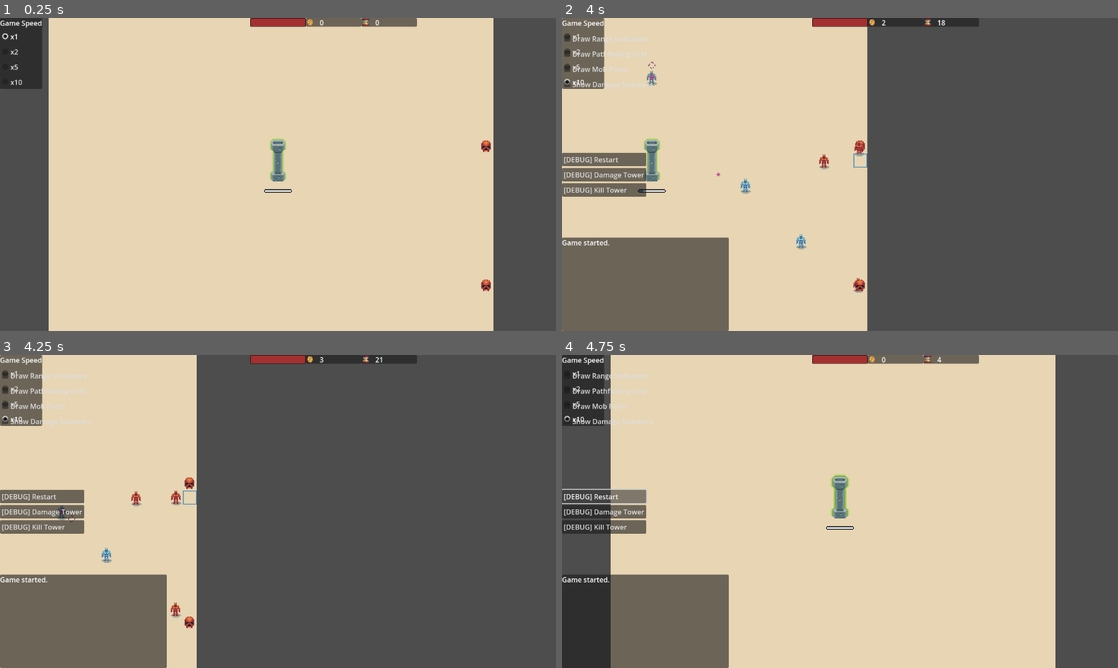
Above: before the commit, frames 1-4 (two rows, left to right).
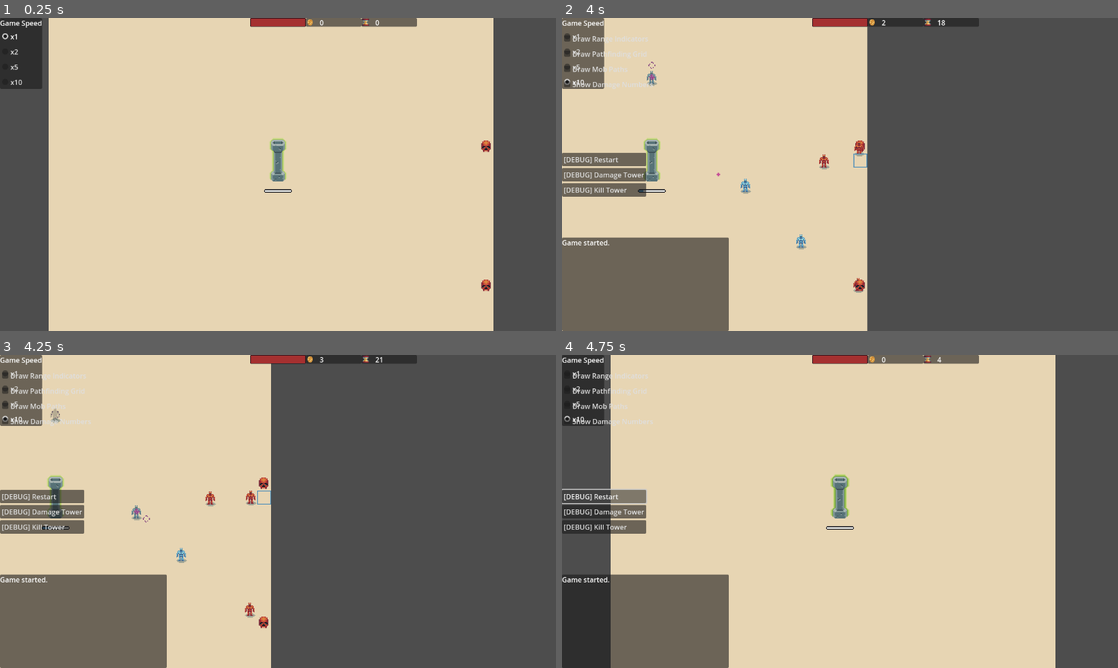
Above: after the commit, the same moments.

Repository: GeorgeColeman/tower-survivors
Game: Godot game, scene res://scenes/game.tscn
The game is run twice, just before and just after one commit, with the same random seed, the same clock (stepped at 60 frames per second) and the same inputs. Sound files missing from this copy of the repository are replaced by a short silence.
Inputs (mouse positions are in pixels of both pictures, inside the frame that each line leads up to):
- Up to frame 1 (0.25 s): no input
- Up to frame 2 (4 s): click "x1" at 0.5 s; click "x2" at 1.25 s; click "x5" at 2 s; click "x10" at 2.75 s; tap Enter at 3.5 s; move the mouse to (962, 158) at 3.52 s; hold D (right) from 3.53 s (still down); tap Tab at 3.6 s; click (962, 158) at 3.67 s
- Up to frame 3 (4.25 s): keep holding D (right)
- Up to frame 4 (4.75 s): release D (right) at 4.25 s; click "[DEBUG] Restart" at 4.25 s

Frames 1-2 are identical in both runs. In frame 3, 14% of the frame differs, in the area x 7-49%, y 0-100%; in frame 4, nothing differs.

Commit message:
Added camera limits

Diff:
--- a/scenes/game.tscn
+++ b/scenes/game.tscn
@@ -1,7 +1,7 @@
 [gd_scene load_steps=28 format=3 uid="uid://byfjk376rtjum"]
 
 [ext_resource type="Script" path="res://scripts/nodes/game_manager.gd" id="1_l43p6"]
-[ext_resource type="Script" path="res://scripts/nodes/camera_2d.gd" id="3_hkdu8"]
+[ext_resource type="Script" path="res://scripts/nodes/camera_2d_controller.gd" id="2_04hs5"]
 [ext_resource type="Script" path="res://scripts/nodes/map_drawer.gd" id="5_6uqvh"]
 [ext_resource type="Script" path="res://scripts/control/control_main.gd" id="5_c3t0l"]
 [ext_resource type="Texture2D" uid="uid://dmkbp4txtjs5j" path="res://sprites/coin_sprite.tres" id="6_52e18"]
@@ -28,8 +28,9 @@
 [ext_resource type="Script" path="res://scripts/nodes/sound_effects_player.gd" id="25_6tpgp"]
 [ext_resource type="AudioStream" uid="uid://pgh3b0kbrcqc" path="res://sound_effects/mob_die.wav" id="25_42f42"]
 
-[node name="Game" type="Node" node_paths=PackedStringArray("map_drawer", "mob_spawner", "tower_spawner", "pathfinding_manager", "cell_inspector", "special_effects", "sound_effects_player", "main_control", "control_in_game", "control_debug", "control_pause")]
+[node name="Game" type="Node" node_paths=PackedStringArray("camera_2d_controller", "map_drawer", "mob_spawner", "tower_spawner", "pathfinding_manager", "cell_inspector", "special_effects", "sound_effects_player", "main_control", "control_in_game", "control_debug", "control_pause")]
 script = ExtResource("1_l43p6")
+camera_2d_controller = NodePath("Camera2D")
 map_drawer = NodePath("MapObjects/MapDrawer")
 mob_spawner = NodePath("MapObjects/MobSpawner")
 tower_spawner = NodePath("MapObjects/TowerSpawner")
@@ -44,7 +45,7 @@
 
 [node name="Camera2D" type="Camera2D" parent="."]
 zoom = Vector2(2, 2)
-script = ExtResource("3_hkdu8")
+script = ExtResource("2_04hs5")
 speed = 500
 
 [node name="PathfindingManager" type="Node2D" parent="."]
@@ -448,6 +449,7 @@
 
 [node name="ControlPause" type="Control" parent="CanvasLayer/ControlMain" node_paths=PackedStringArray("continue_button", "restart_button", "quit_button", "sfx_check_box")]
 unique_name_in_owner = true
+visible = false
 layout_mode = 1
 anchors_preset = 15
 anchor_right = 1.0
--- a/scripts/nodes/camera_2d.gd
+++ /dev/null
@@ -1,21 +0,0 @@
-extends Camera2D
-
-@export var speed: int = 10
-
-var _keyboard_input = Vector2()
-
-
-func _physics_process(delta):
-	_move_camera(delta)
-
-
-func _process(delta):
-	_get_keyboard_input()
-
-
-func _get_keyboard_input():
-	_keyboard_input = Input.get_vector("left", "right", "up", "down")
-
-
-func _move_camera(delta):
-	position += _keyboard_input * delta * speed
--- /dev/null
+++ b/scripts/nodes/camera_2d_controller.gd
@@ -0,0 +1,39 @@
+class_name Camera2DController
+extends Camera2D
+
+@export var speed: int = 10
+
+var _keyboard_input = Vector2()
+var _limit_right: float
+var _limit_bottom: float
+
+
+func set_limits(limit_right: float, limit_bottom: float):
+	_limit_right = limit_right
+	_limit_bottom = limit_bottom
+
+
+func _physics_process(delta):
+	_move_camera(delta)
+
+
+func _process(delta):
+	_get_keyboard_input()
+
+
+func _get_keyboard_input():
+	_keyboard_input = Input.get_vector("left", "right", "up", "down")
+
+
+func _move_camera(delta):
+	position += _keyboard_input * delta * speed
+
+	if position.y < 0:
+		position.y = 0
+	elif position.y > _limit_bottom:
+		position.y = _limit_bottom
+
+	if position.x < 0:
+		position.x = 0
+	elif position.x > _limit_right:
+		position.x = _limit_right
--- a/scripts/nodes/game_manager.gd
+++ b/scripts/nodes/game_manager.gd
@@ -9,6 +9,7 @@
 
 @export var auto_start_game: bool = true
 
+@export var camera_2d_controller: Camera2DController
 @export var map_drawer: MapDrawer
 @export var mob_spawner: MobSpawner
 @export var tower_spawner: TowerSpawner
@@ -22,8 +23,6 @@
 @export var control_in_game: ControlInGame
 @export var control_debug: ControlDebug
 @export var control_pause: ControlPause
-
-@onready var camera_2d = $Camera2D
 
 var game: Game
 var game_data: GameData
@@ -66,7 +65,10 @@
 	var tower = tower_spawner.instantiate_tower(map.center_cell)
 	game.set_tower(tower)
 
-	camera_2d.position = map.center * 16
+	camera_2d_controller.position = map.center * GameConstants.PIXEL_SCALE
+	camera_2d_controller.set_limits(
+		map.width * GameConstants.PIXEL_SCALE,
+		map.height * GameConstants.PIXEL_SCALE)
 
 	mob_spawner.start_game(game)
 
